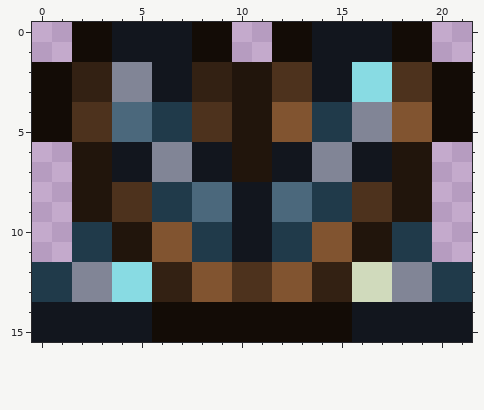
Pixel-art sprite: Resources/Textures/Items/Equipables/Armor/Ranged/SentinelLeggings.png. Above: the version before the commit.
The file is 22x16 pixels.
After the commit:
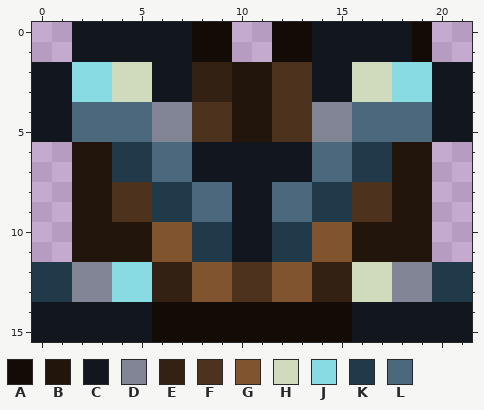
Palette (. is transparent): A #130c06  B #21150c  C #12161e  D #818596  E #332113  F #4d321d  G #815430  H #d0dabc  J #88dbe3  K #203a4a  L #4b687c
Edits made:
@@ x 0..21 @@
- 0 ..AACCCCAA..AACCCCAA..
- 1 ..AACCCCAA..AACCCCAA..
- 2 AAEEDDCCEEBBFFCCJJFFAA
- 3 AAEEDDCCEEBBFFCCJJFFAA
- 4 AAFFLLKKFFBBGGKKDDGGAA
- 5 AAFFLLKKFFBBGGKKDDGGAA
- 6 ..BBCCDDCCBBCCDDCCBB..
- 7 ..BBCCDDCCBBCCDDCCBB..
+ 0 ..CCCCCCAA..AACCCCCA..
+ 1 ..CCCCCCAA..AACCCCCA..
+ 2 CCJJHHCCEEBBFFCCHHJJCC
+ 3 CCJJHHCCEEBBFFCCHHJJCC
+ 4 CCLLLLDDFFBBFFDDLLLLCC
+ 5 CCLLLLDDFFBBFFDDLLLLCC
+ 6 ..BBKKLLCCCCCCLLKKBB..
+ 7 ..BBKKLLCCCCCCLLKKBB..
  8 ..BBFFKKLLCCLLKKFFBB..
  9 ..BBFFKKLLCCLLKKFFBB..
-10 ..KKBBGGKKCCKKGGBBKK..
-11 ..KKBBGGKKCCKKGGBBKK..
+10 ..BBBBGGKKCCKKGGBBBB..
+11 ..BBBBGGKKCCKKGGBBBB..
 12 KKDDJJEEGGFFGGEEHHDDKK
